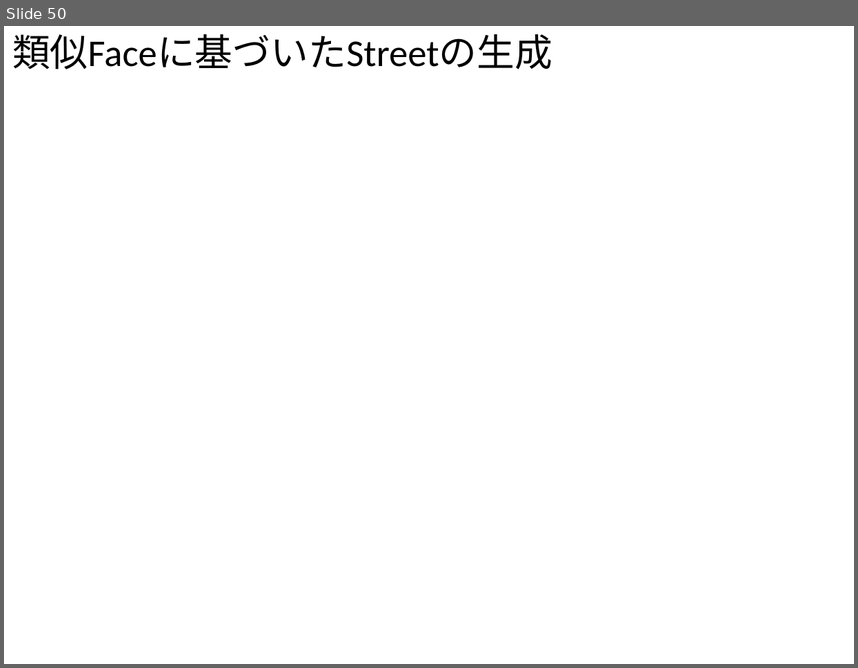
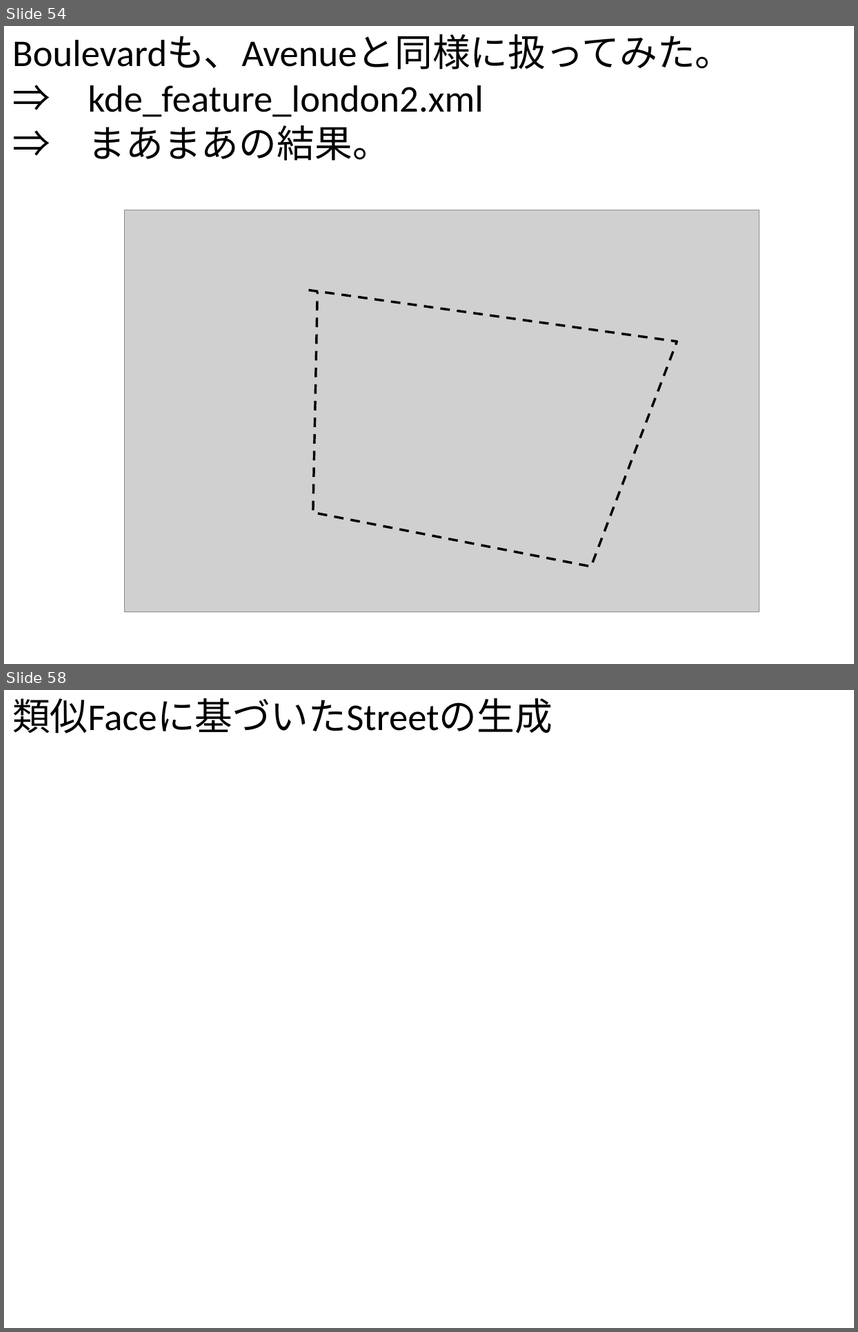
Before and after one commit to gnishida/RoadDesigner, a slide deck: RoadDesigner.pptx. Shown one above the other, each under a label of ours: slide 50 before the commit, slides 54 and 58 after it; the slides between them are not shown. The pictures are 858x668 and 858x1332 pixels, drawn with LibreOffice and Linux fonts; fonts in the diff are those of the drawing; grey boxes stand for pictures. Boxes give left, top, right and bottom in pixels: in the first picture for what was removed or moved away, otherwise in the second. Text is boxed around its words. In the diff, an @@ line names an element or a change of style, - is before the commit and + after.

```diff
--- a/RoadDesigner.pptx
+++ b/RoadDesigner.pptx
@@ slide 54 added at [4, 26, 854, 664], background #FFFFFF @@
@@ text added at [12, 35, 733, 161], 32 pt, text #000000 @@
+Boulevardも、Avenueと同様に扱ってみた。
+⇒ kde_feature_london2.xml
+⇒ まあまあの結果。
@@ picture added at [125, 210, 760, 612] @@
@@ freeform shape added at [308, 290, 677, 566], outline #000000 2 pt dashed @@
@@ what was slide 50 is now slide 58 @@
```
Also in this commit, not shown: 7 other slides added, 6 other files.
